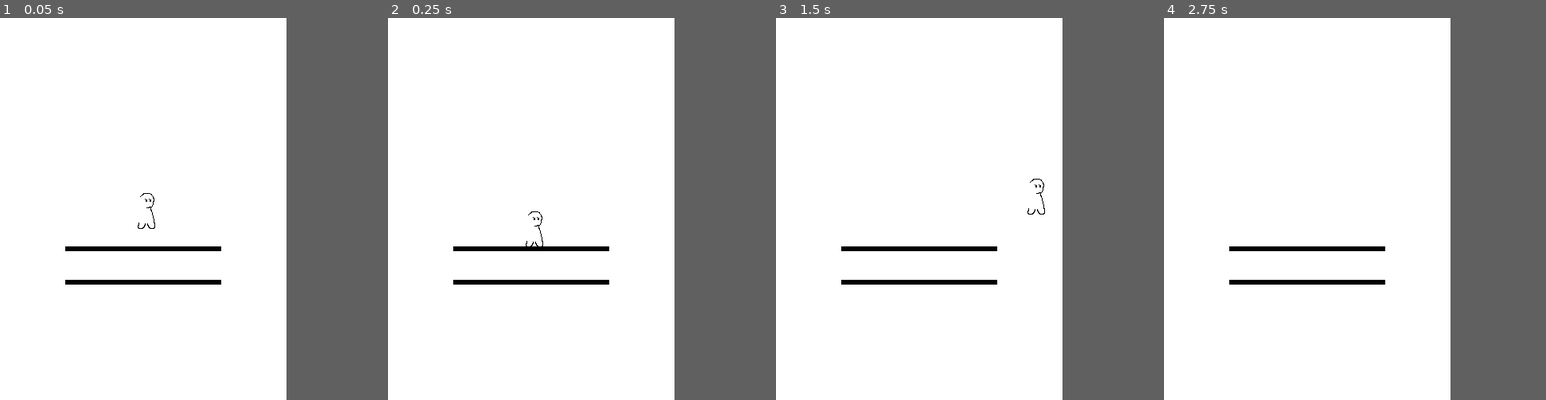
Above: before the commit, frames 1-4 (left to right).
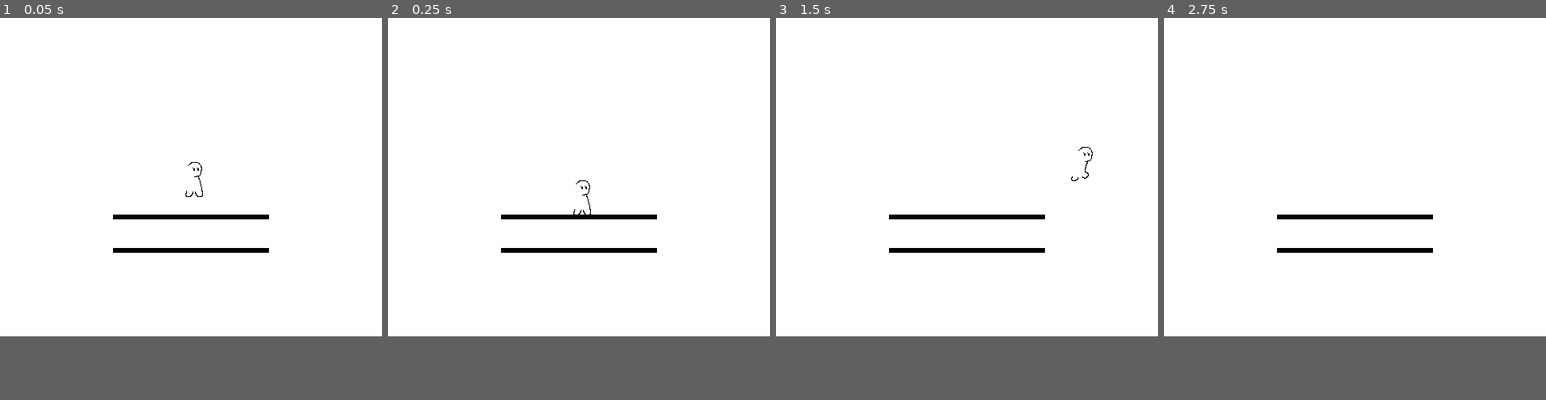
Above: after the commit, the same moments.

Repository: gracedes/card-platformer
Game: Godot game, scene res://scenes/test.tscn
Same seed, same stepped clock (60 frames per second), same inputs: the game is played once before the commit and once after it.
Inputs:
- Up to frame 1 (0.05 s): no input
- Up to frame 2 (0.25 s): no input
- Up to frame 3 (1.5 s): tap Enter at 0.5 s; hold D (right) from 0.53 s (still down); tap Space (jump) at 0.77 s
- Up to frame 4 (2.75 s): tap Space (jump) at 1.52 s; release D (right) at 2.03 s; hold A (left) from 2.03 s (still down)
The window is 360x480 before the commit and 480x400 after it. Grey fills any space a smaller window leaves; there, only what the larger window draws over its background counts as a difference.

The runs differ from the first frame. In frame 1, 1.7% of the frame differs, in the area x 17-71%, y 37-70%; in frame 2, 1.7%; in frame 3, 1.7%, in the area x 17-83%, y 33-70%; in frame 4, 1.6%.

Commit message:
animated running

Diff:
--- a/assets/scripts/player/playerAnimation.gd
+++ /dev/null
@@ -1,11 +0,0 @@
-extends AnimatedSprite2D
-
-
-# Called when the node enters the scene tree for the first time.
-func _ready():
-	pass # Replace with function body.
-
-
-# Called every frame. 'delta' is the elapsed time since the previous frame.
-func _process(delta):
-	pass
--- a/assets/scripts/player/playerMovement.gd
+++ b/assets/scripts/player/playerMovement.gd
@@ -1,5 +1,6 @@
 extends CharacterBody2D
 
+@onready var _animated_sprite = $AnimatedSprite2D
 
 @export var SPEED = 150.0
 @export var JUMP_VELOCITY = -400.0
@@ -26,3 +27,13 @@
 		velocity.x = move_toward(velocity.x, 0, SPEED)
 
 	move_and_slide()
+
+func _process(_delta):
+	if Input.is_action_pressed("right") and not Input.is_action_pressed("left"):
+		_animated_sprite.flip_h = false
+		_animated_sprite.play("run")
+	elif Input.is_action_pressed("left") and not Input.is_action_pressed("right"):
+		_animated_sprite.flip_h = true
+		_animated_sprite.play("run")
+	else:
+		_animated_sprite.play("neutral")
--- a/project.godot
+++ b/project.godot
@@ -17,8 +17,8 @@
 
 [display]
 
-window/size/viewport_width=360
-window/size/viewport_height=480
+window/size/viewport_width=480
+window/size/viewport_height=400
 window/size/mode=2
 window/stretch/mode="viewport"
 
--- a/scenes/test.tscn
+++ b/scenes/test.tscn
@@ -7,7 +7,6 @@
 [ext_resource type="Texture2D" uid="uid://c3tehk3fekxch" path="res://assets/sprites/protag/run/protag-outline-run-3.png" id="3_wssco"]
 [ext_resource type="Texture2D" uid="uid://c3qlsflhnmd7i" path="res://assets/sprites/protag/run/protag-outline-run-2.png" id="4_kf7h2"]
 [ext_resource type="Texture2D" uid="uid://dxfed15uyewlu" path="res://assets/sprites/placeholder-floor.png" id="6_tohtm"]
-[ext_resource type="Script" path="res://assets/scripts/player/playerAnimation.gd" id="7_egh58"]
 
 [sub_resource type="SpriteFrames" id="SpriteFrames_2ye3r"]
 animations = [{
@@ -40,6 +39,20 @@
 "speed": 7.0
 }]
 
+[sub_resource type="GDScript" id="GDScript_qy8ea"]
+script/source = "extends AnimatedSprite2D
+
+
+# Called when the node enters the scene tree for the first time.
+func _ready():
+	pass # Replace with function body.
+
+
+# Called every frame. 'delta' is the elapsed time since the previous frame.
+func _process(delta):
+	pass
+"
+
 [sub_resource type="RectangleShape2D" id="RectangleShape2D_ywt8t"]
 size = Vector2(15.1316, 29.6053)
 
@@ -54,8 +67,8 @@
 [node name="AnimatedSprite2D" type="AnimatedSprite2D" parent="CharacterBody2D"]
 sprite_frames = SubResource("SpriteFrames_2ye3r")
 animation = &"neutral"
-frame_progress = 0.906347
-script = ExtResource("7_egh58")
+frame_progress = 0.988582
+script = SubResource("GDScript_qy8ea")
 
 [node name="CollisionShape2D" type="CollisionShape2D" parent="CharacterBody2D"]
 position = Vector2(4.5, -0.499999)
Not shown, added: assets/sprites/cards/icons/plant-icon.png.import
